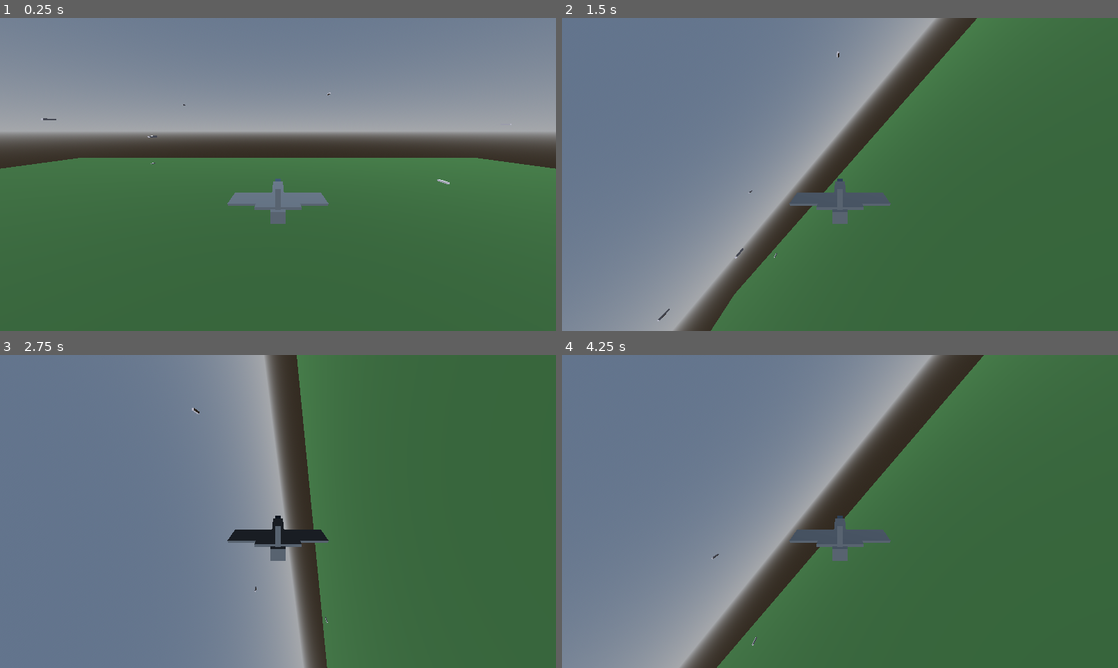
Above: before the commit, frames 1-4 (two rows, left to right).
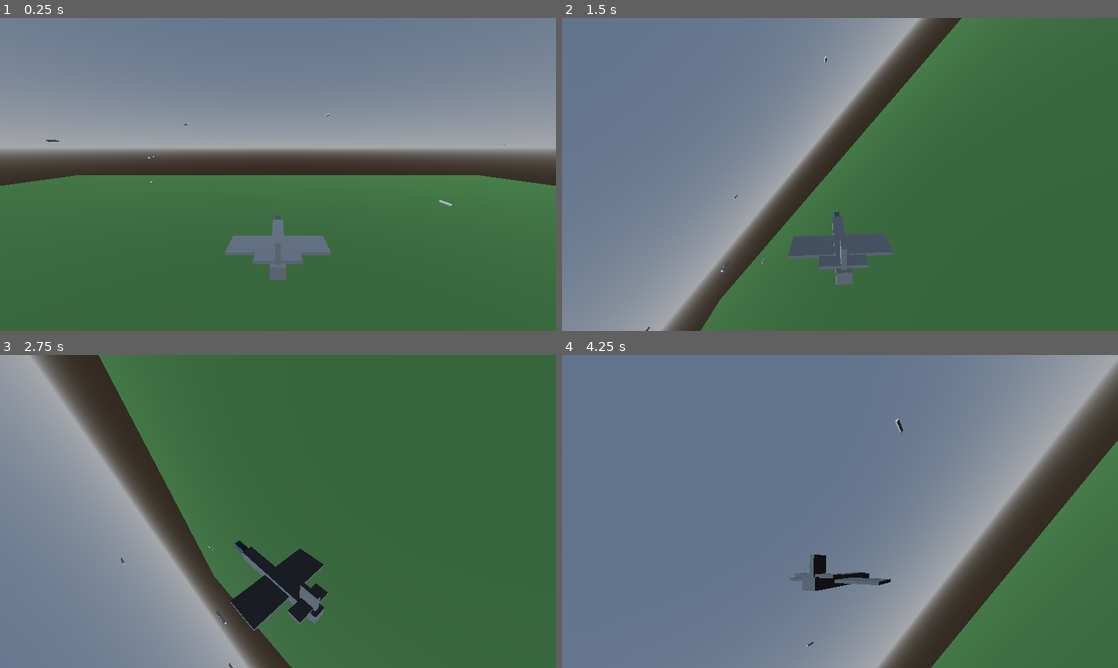
Above: after the commit, the same moments.

Repository: yasii09/Cold-aircrafts
Game: Godot game, scene res://scenes/main.tscn
Two runs of this game, one before a commit and one after it. Both use one fixed random seed, a clock stepped at 60 frames per second and the inputs below.
Inputs (mouse positions are in pixels of both pictures, inside the frame that each line leads up to):
- Up to frame 1 (0.25 s): no input
- Up to frame 2 (1.5 s): tap Enter at 0.5 s; move the mouse to (962, 158) at 0.52 s; hold Right 0.53-1.25 s; click (962, 158) at 0.67 s; drag from (728, 190) to (812, 237) at 1.27 s
- Up to frame 3 (2.75 s): move the mouse to (333, 442) at 2.02 s; hold Right from 2.03 s (still down)
- Up to frame 4 (4.25 s): release Right at 2.75 s; drag from (812, 574) to (673, 464) at 2.77 s; move the mouse to (1006, 558) at 3.52 s; hold Left from 3.53 s (still down)

The runs differ from the first frame. In frame 1, 16% of the frame differs, in the area x 0-100%, y 23-84%; in frame 2, 9.7%; in frame 3, 45%; in frame 4, 56%, in the area x 4-100%, y 0-100%.

Commit message:
Update main.gd

Diff:
--- a/scripts/main.gd
+++ b/scripts/main.gd
@@ -4,11 +4,30 @@
 const FlightPlane = preload("res://scripts/flight.gd")
 const TrafficPlane = preload("res://scripts/traffic_plane.gd")
 
+var camera_yaw := 0.0
+var camera_pitch := -0.18
+var touch_sensitivity := 0.004
+var dragging := false
+var last_touch := Vector2.ZERO
+var camera_pivot: Node3D
+
 func _ready():
     create_environment()
     create_ground()
     create_player()
     create_traffic()
+
+func _input(event):
+    if event is InputEventScreenTouch:
+        dragging = event.pressed
+        last_touch = event.position
+
+    elif event is InputEventScreenDrag and dragging:
+        var movement = event.position - last_touch
+        camera_yaw -= movement.x * touch_sensitivity
+        camera_pitch -= movement.y * touch_sensitivity
+        camera_pitch = clamp(camera_pitch, -0.8, 0.25)
+        last_touch = event.position
 
 func create_environment():
     var world = WorldEnvironment.new()
@@ -40,16 +59,24 @@
 func create_player():
     var player = Node3D.new()
     player.set_script(FlightPlane)
-    player.position = Vector3(0, 0, 0)
     add_child(player)
+
+    camera_pivot = Node3D.new()
+    player.add_child(camera_pivot)
 
     var camera = Camera3D.new()
     camera.position = Vector3(0, 3, 9)
-    camera.rotation_degrees = Vector3(-12, 0, 0)
-    player.add_child(camera)
+    camera.fov = 75
     camera.current = true
+    camera_pivot.add_child(camera)
+
+func _process(delta):
+    if camera_pivot:
+        var target = Vector3(camera_pitch, camera_yaw, 0)
+        camera_pivot.rotation = camera_pivot.rotation.lerp(target, delta * 5.0)
 
 func create_traffic():
+    randomize()
     for i in range(18):
         var plane = Node3D.new()
         plane.set_script(TrafficPlane)
